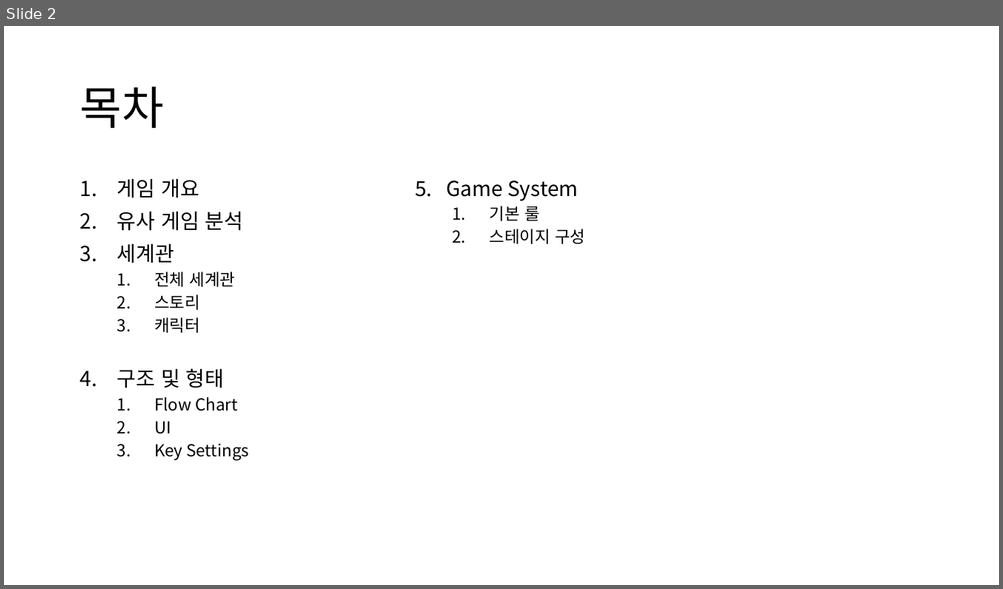
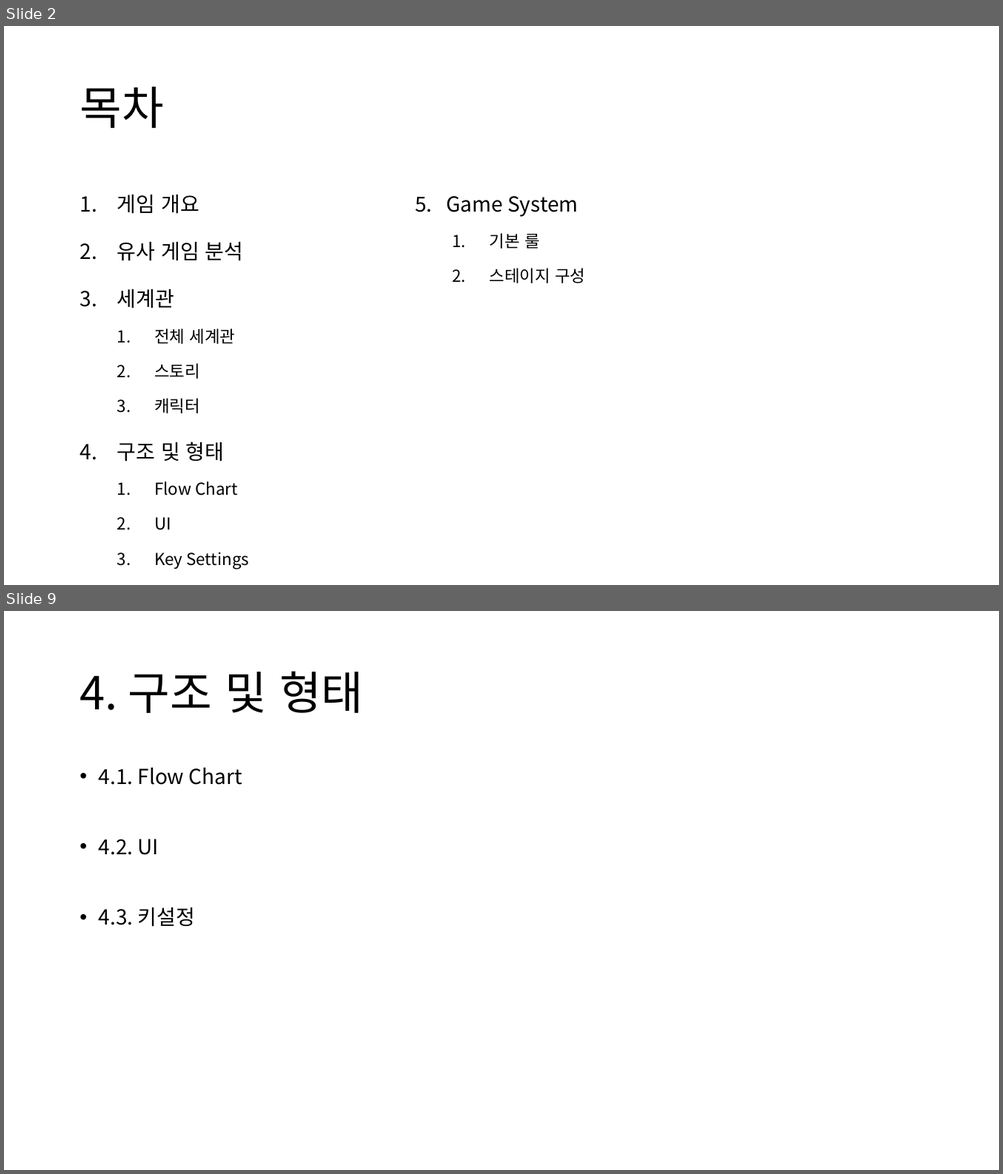
Before and after one commit to CrograNM/Project_Entropy, a slide deck: _문서/_Project Entropy 기획문서.pptx. Shown one above the other, each under a label of ours: slide 2 before the commit, slides 2 and 9 after it; the slides between them are not shown. The pictures are 1003x589 and 1003x1174 pixels, drawn with LibreOffice and Linux fonts; fonts in the diff are those of the drawing. Boxes give left, top, right and bottom in pixels: in the first picture for what was removed or moved away, otherwise in the second. Text is boxed around its words. In the diff, an @@ line names an element or a change of style, - is before the commit and + after.

Commit message:
#기획 : 개요, 유사 게임, 세계관

```diff
--- a/_문서/_Project Entropy 기획문서.pptx
+++ b/_문서/_Project Entropy 기획문서.pptx
@@ slide 9 added at (4, 611, 999, 1170), background #FFFFFF @@
@@ title added at (79, 671, 363, 713), 44 pt, text #000000 @@
+4. 구조 및 형태
@@ text added at (99, 767, 242, 927), 20 pt, text #000000 @@
+• 4.1. Flow Chart
+• 4.2. UI
+• 4.3. 키설정
@@ slide 2 changed as well @@
@@ text "게임 개요" at (117, 194, 250, 569): line spacing 0.9 to 1.5 @@
@@ text "5. Game System" at (415, 196, 585, 284): line spacing 0.9 to 1.5 @@
```
Also in this commit, not shown: 1 other slide changed, 7 other slides added.
